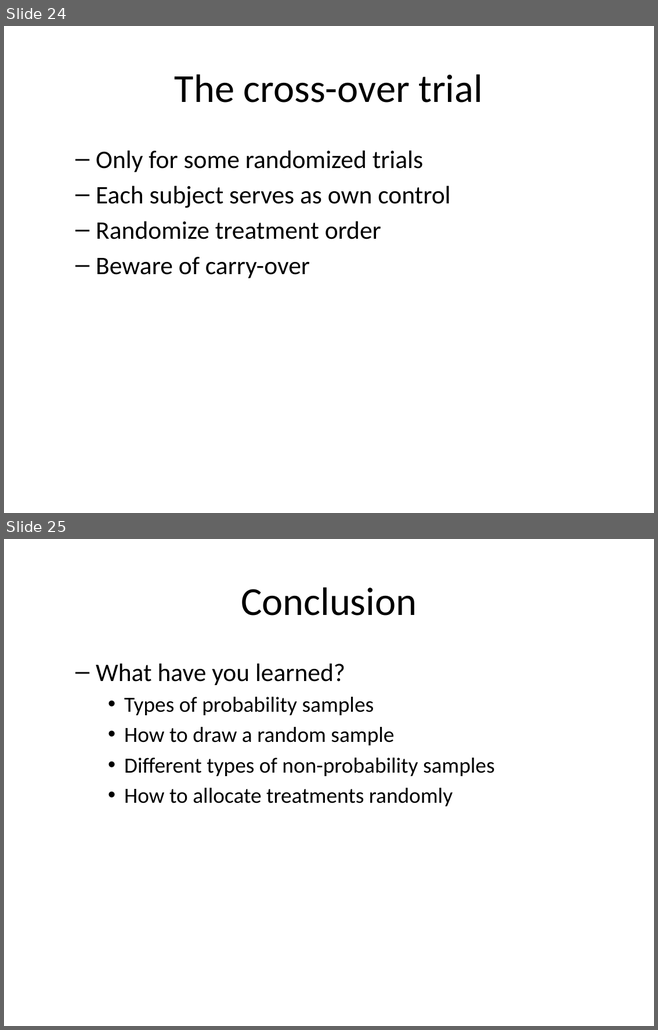
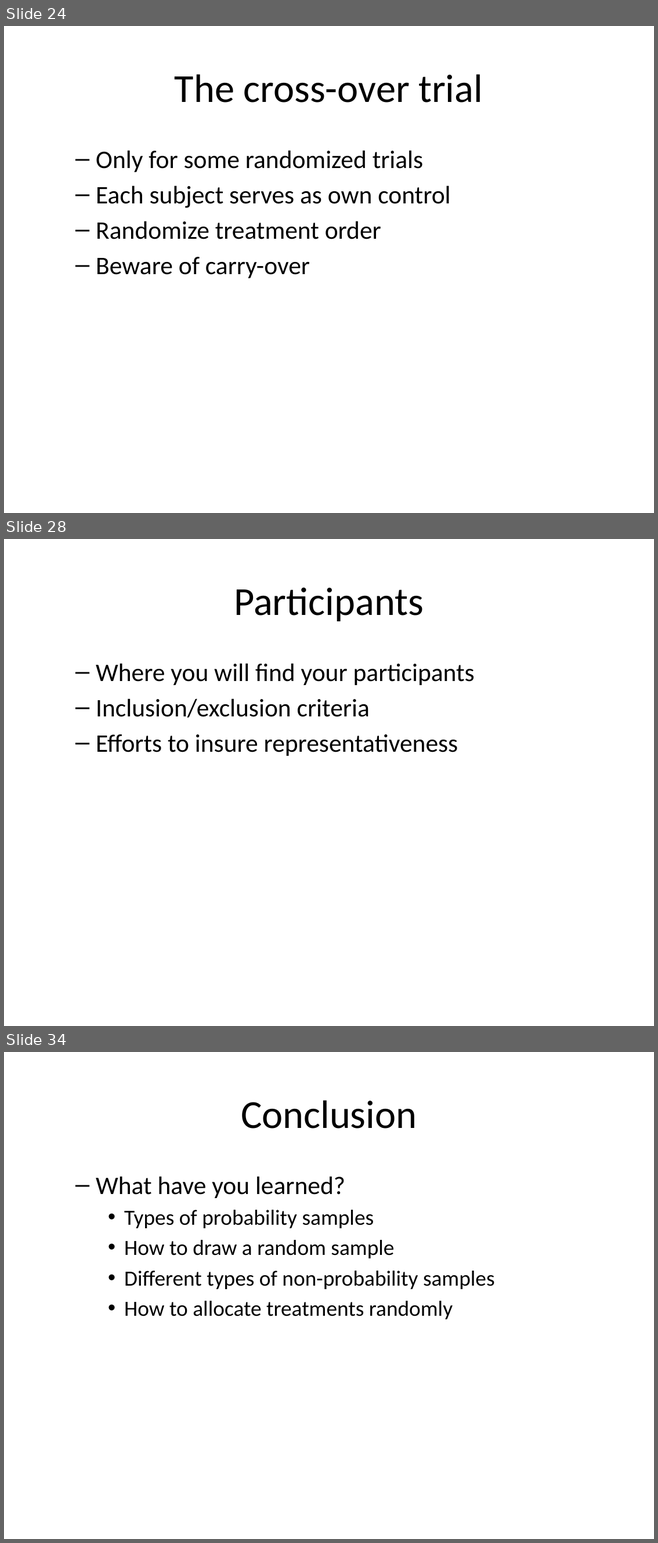
Before and after one commit to pmean/classes, a slide deck: clinical-research-methodology/results/video08-sampling.pptx. Shown one above the other, each under a label of ours: slides 24 and 25 before the commit, slides 24, 28 and 34 after it; the slides between them are not shown. The pictures are 658x1030 and 658x1543 pixels, drawn with LibreOffice and Linux fonts; fonts in the diff are those of the drawing. Boxes give left, top, right and bottom in pixels: in the first picture for what was removed or moved away, otherwise in the second. Text is boxed around its words. In the diff, an @@ line names an element or a change of style, - is before the commit and + after.

```diff
--- a/clinical-research-methodology/results/video08-sampling.pptx
+++ b/clinical-research-methodology/results/video08-sampling.pptx
@@ slide 28 added at box(4, 539, 654, 1026), background #FFFFFF @@
@@ title added at box(234, 587, 423, 621), 44 pt, text #000000 @@
+Participants
@@ text added at box(96, 663, 474, 756), 28 pt, text #000000 @@
+  – Where you will find your participants
+  – Inclusion/exclusion criteria
+  – Efforts to insure representativeness
@@ what was slide 25 is now slide 34 @@
```
Also in this commit, not shown: 1 slide changed, 8 other slides added.
